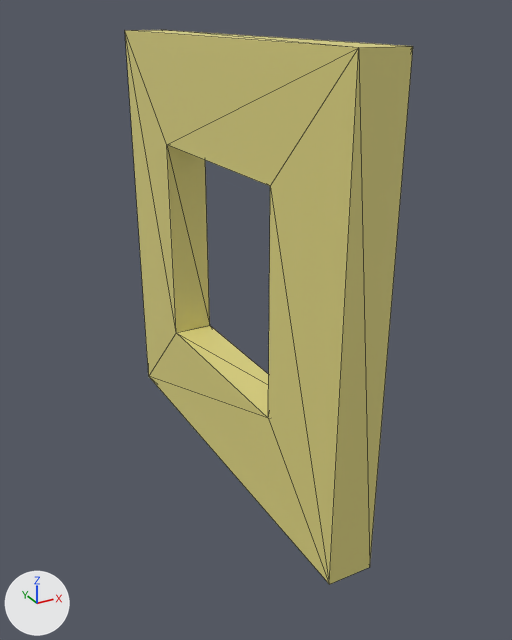
Before and after pictures for a commit that changed the glTF model Assets/Window.glb.
Both versions are drawn from a 50 mm camera at (-1.3, -2.76, 2.1) aimed at (0.13, -0.15, 0.8). Lighting does not change. The marker at lower left points along +X, +Y and +Z. Mesh edges are drawn as thin lines. Vertices at the same position are counted once.

Names of what the first picture shows: 'Window'.
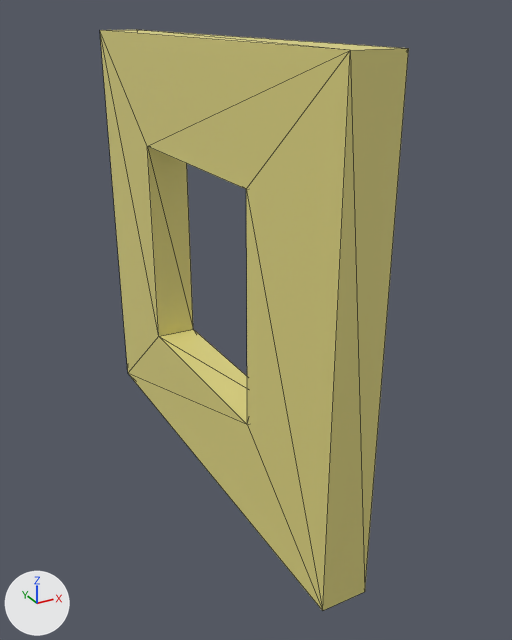
Diff of the bpy script that builds the scene:
```diff
--- a/Assets/Window.glb.py
+++ b/Assets/Window.glb.py
@@ me_cube_010_convcol @@
 me_cube_010_convcol.from_pydata(...)  # 16 vertices, 32 faces; spans x 0.0..0.2, y -1.0..1.0, z 0.0..2.0
 # used by ob_window; location = (0.0, 0.0, 0.0)
+# me_cube_010_convcol part 1: all 4 vertices in x 0.0..0.2, y -1.0, z 0.0..2.0 are moved by (-0.1, -0.1, 0.0)
+# me_cube_010_convcol part 2: all 8 vertices in x 0.0..0.2, y -0.5..0.5, z 0.5..1.5 are moved by (-0.1, 0.0, 0.0)
+# me_cube_010_convcol part 3: all 4 vertices in x 0.0..0.2, y 1.0, z 0.0..2.0 are moved by (-0.1, 0.1, 0.0)
 me_cube_010_convcol.materials.append(mat_material)
```

Changed parts and their boxes (x1, y1, x2, y2) in the pictures (512 x 640 px; the box of a moved part takes in the faces that stretch with it):
'Window', reshaped (7% wider): before (125, 30, 413, 584); after (100, 30, 409, 611)
part 1 of me_cube_010_convcol, moved or reshaped: before (167, 46, 413, 584); after (148, 48, 409, 611)
part 2 of me_cube_010_convcol, moved or reshaped: before (167, 145, 269, 418); after (147, 146, 247, 424)
part 3 of me_cube_010_convcol, moved or reshaped: before (125, 30, 405, 583); after (100, 30, 404, 610)
